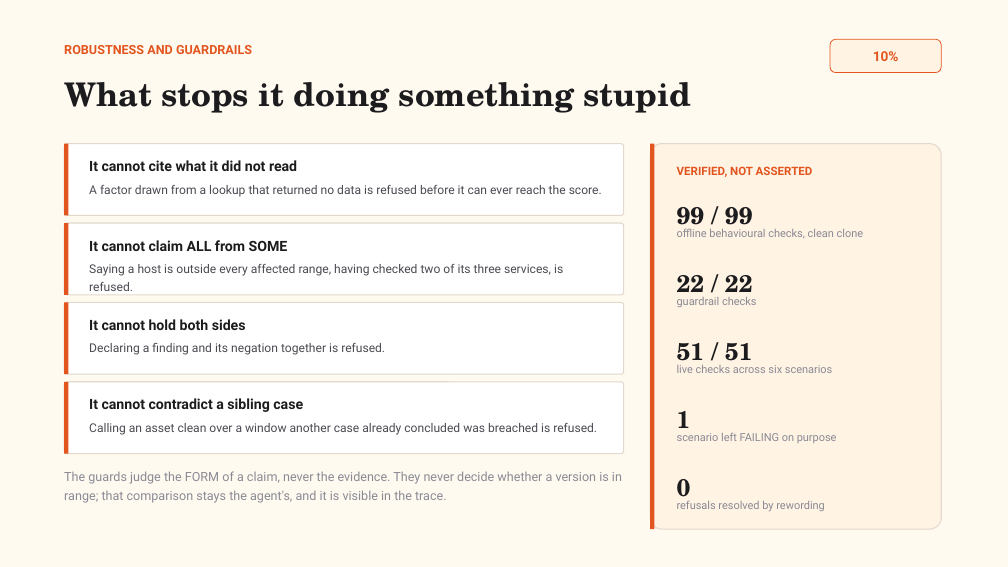
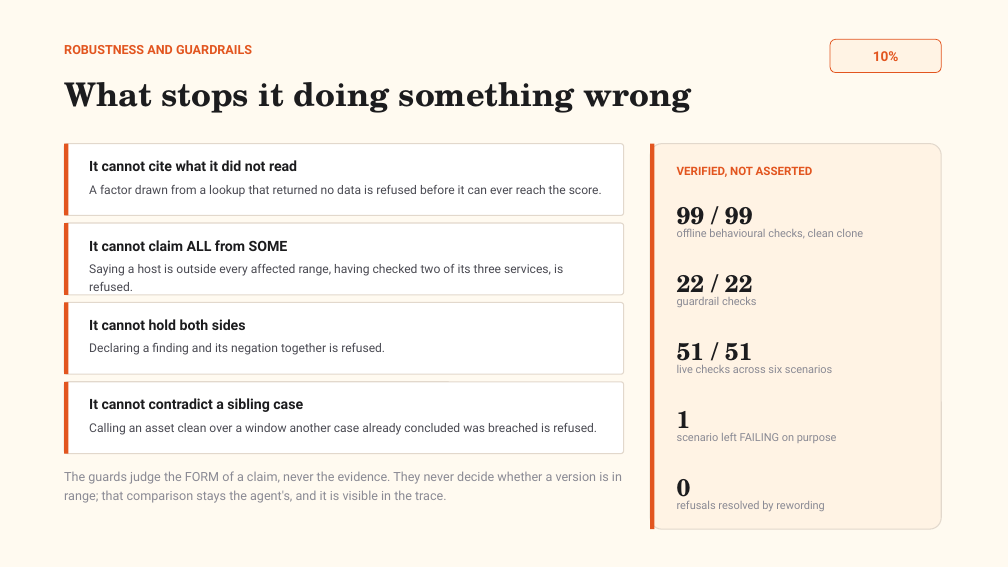
Before and after one commit to Graybeep/Dropout_Autonomous-SOC-Investigation-Response-Agent, a slide deck: slide 9 of deck.pptx. Drawn at 1008x567 pixels with LibreOffice and Linux fonts; fonts in the diff are those of the drawing. Boxes give left, top, right and bottom in pixels: in the first picture for what was removed or moved away, otherwise in the second. Text is boxed around its words. In the diff, an @@ line names an element or a change of style, - is before the commit and + after.

```diff
--- a/deck.pptx
+++ b/deck.pptx
@@ text at [64,82,692,113]: text changed @@
-What stops it doing something stupid
+What stops it doing something wrong
```
Also in this commit, not shown: 2 other slides changed, 1 other file.
